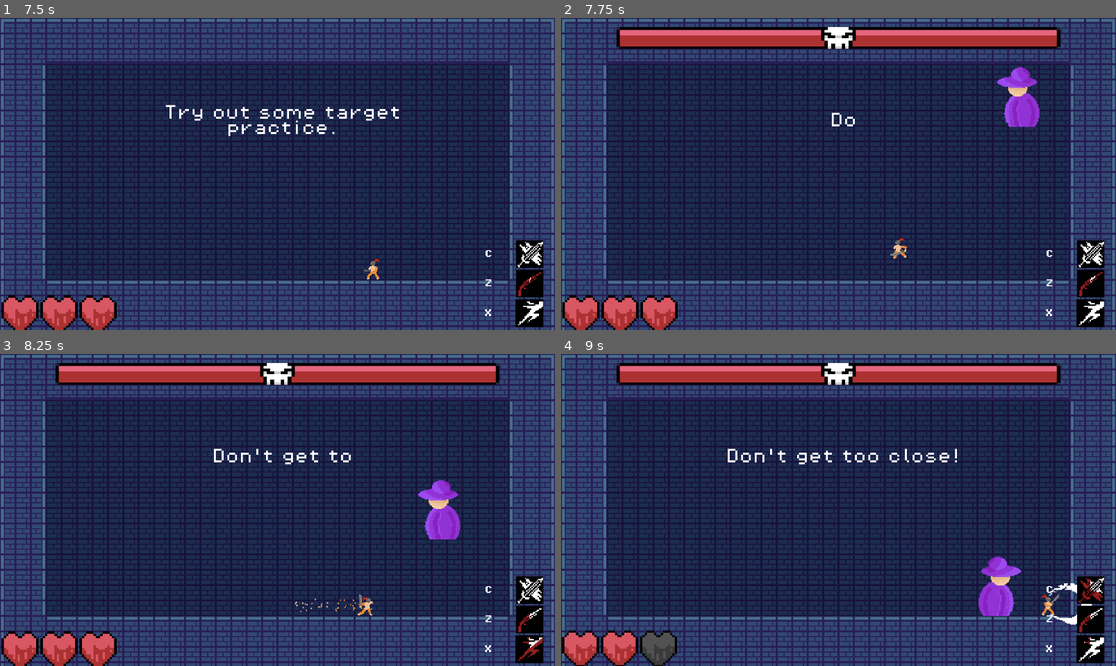
Above: before the commit, frames 1-4 (two rows, left to right).
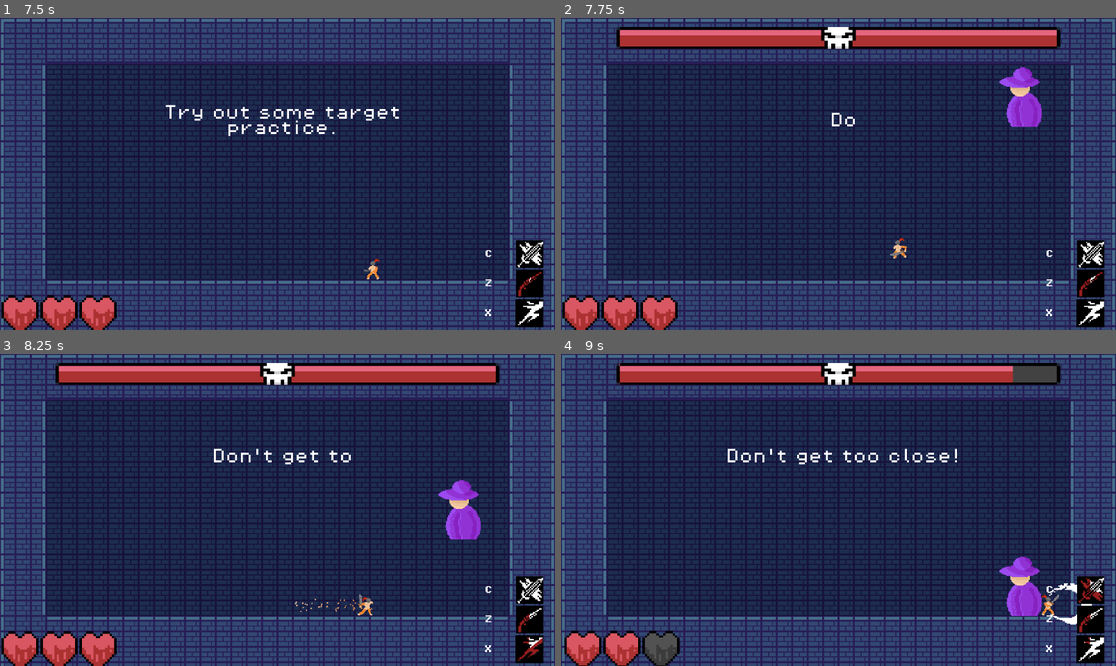
Above: after the commit, the same moments.

Repository: PjotrNik/shefjam
Game: Godot game, scene res://scenes/start_page.tscn
The game is run twice, just before and just after one commit, with the same random seed, the same clock (stepped at 60 frames per second) and the same inputs.
Inputs:
- Up to frame 1 (7.5 s): click "Start" at 0.5 s; hold Right (move_right) 1.28-2.78 s; tap X (dash) at 1.35, 3.6, 5.85 s; tap Up (jump) at 1.52, 2.27, 3.77, 4.52, 5.27, 6.77 s; tap C (melee_attack) at 2.1, 4.35, 6.6 s; hold Left (move_left) 2.78-3.53 s; tap Z (ranged_attack) at 2.85, 5.1, 7.35 s; hold Right (move_right) 3.53-5.03 s; hold Left (move_left) 5.03-5.78 s; hold Right (move_right) 5.78-6.53 s; hold Left (move_left) from 6.53 s (still down)
- Up to frame 2 (7.75 s): keep holding Left (move_left); tap Up (jump) at 7.52 s
- Up to frame 3 (8.25 s): release Left (move_left) at 8.03 s; hold Right (move_right) from 8.03 s (still down); tap X (dash) at 8.1 s
- Up to frame 4 (9 s): keep holding Right (move_right); tap Up (jump) at 8.27 s; tap C (melee_attack) at 8.85 s

Frame 1 is identical in both runs. In frame 2, 0.3% of the frame differs, in the area x 78-87%, y 15-35%; in frame 3, 1.5%; in frame 4, 3.0%, in the area x 0-90%, y 2-100%.

Commit message:
Made boss stop in tutorial

Diff:
--- a/boss_health_manager.gd
+++ b/boss_health_manager.gd
@@ -24,3 +24,9 @@
 
 func get_hp():
 	return current_health
+
+func set_max_hp(hp):
+	max_health = hp
+
+func set_hp(hp):
+	current_health = hp
--- a/scripts/Boss_Walk.gd
+++ b/scripts/Boss_Walk.gd
@@ -31,13 +31,12 @@
 	var player_x_distance = player_x - $"../..".position.x
 	var player_y_distance = player_y - $"../..".position.y
 
+	if  $"../..".phase == 0:
+			Transitioned.emit(self, "Boss_Idle")
 	#Do attack, chance of slash or wave
 	if (abs(player_x_distance) < 160):
 		var chance = rng.randi_range(0,100)
-		if  $"../..".phase == 0:
-			print("TUTORIAL BOSS")
-			$"../..".velocity.x = 0
-		elif $"../..".phase == 2:
+		if $"../..".phase == 2:
 			var jump_chance = 40
 			if player_y_distance < -300:
 				jump_chance = 0
--- a/scripts/tutorial_manager.gd
+++ b/scripts/tutorial_manager.gd
@@ -28,6 +28,7 @@
 	var boss_hp_instance = boss_hp.instantiate()
 	boss_instance.set_phase(0)
 	boss_instance.global_position = boss_spawn.global_position
+	#boss_instance.get_child_by_name("HealthManager").set_max_hp(30)
 	boss_hp_instance.set("size", Vector2(1152, 648))
 	boss_hp_instance.global_position = Vector2(0,0)
 
